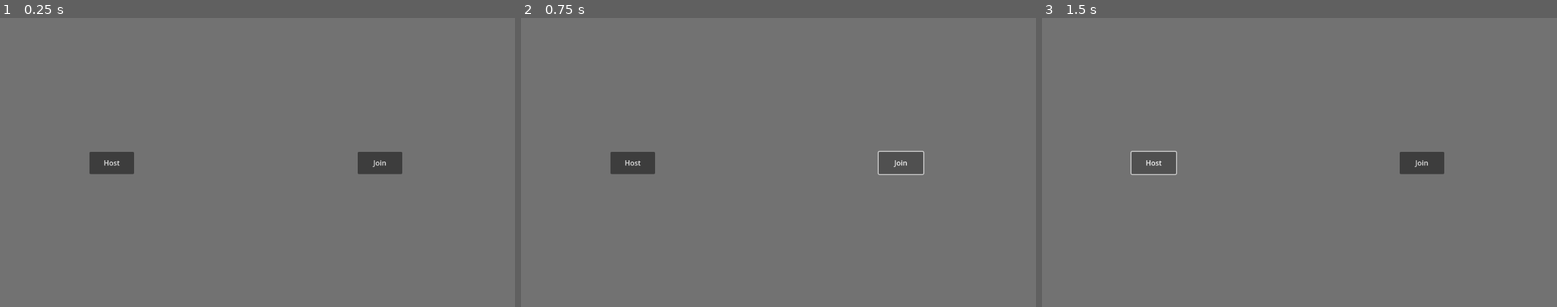
Above: before the commit, frames 1-3 (left to right).
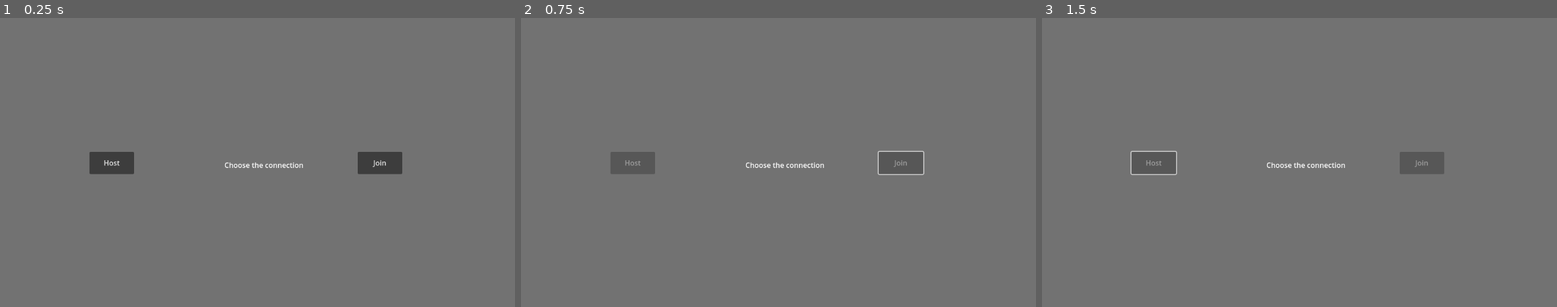
Above: after the commit, the same moments.

Repository: Master-MSE/PA-Puff
Game: Godot game, scene res://GAME/Scenes/Main/main.tscn
Two runs of this game, one before a commit and one after it. Both use one fixed random seed, a clock stepped at 60 frames per second and the inputs below.
Inputs (mouse positions are in pixels of both pictures, inside the frame that each line leads up to):
- Up to frame 1 (0.25 s): no input
- Up to frame 2 (0.75 s): click "Join" at 0.5 s
- Up to frame 3 (1.5 s): click (1155, 162) at 1.25 s, where only the run before the commit has a clickable "Host"

The runs differ from the first frame. In frame 1, 0.1% of the frame differs, in the area x 43-59%, y 49-52%; in frame 2, 0.8%; in frame 3, 0.8%, in the area x 20-79%, y 46-54%.
Error after the commit: Cannot call method 'set_timeout' on a null value. (res://GAME/Scripts/Utility/connection.gd:34)

Commit message:
add start play and end

Diff:
--- a/pa-puff-game/GAME/Scenes/Main/main.tscn
+++ b/pa-puff-game/GAME/Scenes/Main/main.tscn
@@ -1,10 +1,13 @@
-[gd_scene load_steps=6 format=3 uid="uid://bqn04lelfcapw"]
+[gd_scene load_steps=7 format=3 uid="uid://bqn04lelfcapw"]
 
 [ext_resource type="Script" uid="uid://caborm26f4c2l" path="res://GAME/Scripts/Gameplay/main/main.gd" id="1_40uvt"]
 [ext_resource type="PackedScene" uid="uid://0evvkfs5qokj" path="res://GAME/Scenes/Map/temp_card.tscn" id="2_1qnt6"]
 [ext_resource type="Script" uid="uid://drv08ddvvxsj3" path="res://GAME/Scripts/Utility/fps.gd" id="3_adpu7"]
 [ext_resource type="PackedScene" uid="uid://dtyf63w0ot123" path="res://GAME/Scenes/Multiplayer/player.tscn" id="4_g718x"]
 [ext_resource type="PackedScene" uid="uid://b7hdleshw3brn" path="res://GAME/Scenes/Multiplayer/connection.tscn" id="5_6xawj"]
+
+[sub_resource type="StyleBoxFlat" id="StyleBoxFlat_6xawj"]
+bg_color = Color(0, 0, 0, 0.721569)
 
 [node name="Main" type="Node2D"]
 script = ExtResource("1_40uvt")
@@ -36,3 +39,26 @@
 
 [node name="Card_me" parent="." instance=ExtResource("2_1qnt6")]
 position = Vector2(550, 550)
+
+[node name="Time_end" type="Timer" parent="."]
+wait_time = 60.0
+one_shot = true
+
+[node name="Win" type="Label" parent="."]
+visible = false
+anchors_preset = 15
+anchor_right = 1.0
+anchor_bottom = 1.0
+offset_left = 203.0
+offset_top = 149.0
+offset_right = 949.0
+offset_bottom = 466.0
+grow_horizontal = 2
+grow_vertical = 2
+theme_override_font_sizes/font_size = 96
+theme_override_styles/normal = SubResource("StyleBoxFlat_6xawj")
+text = "Time out"
+horizontal_alignment = 1
+vertical_alignment = 1
+
+[connection signal="timeout" from="Time_end" to="." method="_on_time_end_timeout"]
--- a/pa-puff-game/GAME/Scenes/Map/host_board.tscn
+++ b/pa-puff-game/GAME/Scenes/Map/host_board.tscn
@@ -6,8 +6,7 @@
 script = ExtResource("1_tnuyt")
 
 [node name="Timer" type="Timer" parent="."]
-wait_time = 0.5
-autostart = true
+wait_time = 0.1
 
 [node name="Money" type="Label" parent="."]
 offset_left = 20.0
--- a/pa-puff-game/GAME/Scenes/Multiplayer/connection.tscn
+++ b/pa-puff-game/GAME/Scenes/Multiplayer/connection.tscn
@@ -42,5 +42,25 @@
 offset_bottom = 350.0
 text = "Host"
 
+[node name="Text" type="Label" parent="."]
+layout_mode = 0
+offset_left = 477.0
+offset_top = 280.0
+offset_right = 705.0
+offset_bottom = 379.0
+text = "Wait join"
+horizontal_alignment = 1
+vertical_alignment = 1
+
+[node name="Start" type="Button" parent="."]
+visible = false
+layout_mode = 0
+offset_left = 567.0
+offset_top = 432.0
+offset_right = 613.0
+offset_bottom = 463.0
+text = "Start"
+
 [connection signal="pressed" from="Join" to="." method="_on_join_pressed"]
 [connection signal="pressed" from="Host" to="." method="_on_host_pressed"]
+[connection signal="pressed" from="Start" to="." method="_on_start_pressed"]
--- a/pa-puff-game/GAME/Scripts/Gameplay/main/main.gd
+++ b/pa-puff-game/GAME/Scripts/Gameplay/main/main.gd
@@ -6,10 +6,57 @@
 @onready var card_rial  : Node2D = $Card_rival
 @onready var connection  : Control = $Connection
 
+
 var player_info
-
+var game_state: Constants.GameState = Constants.GameState.START
+var board
+var winner = 0
 func _ready():
 	pass
 
-func set_player(board: Node2D):
-	board.set_player(player1,player2)
+func _process(delta: float) -> void:
+
+	if game_state==Constants.GameState.START:
+		pass
+	elif game_state==Constants.GameState.WAIT:
+		board = get_node("board")
+		board.stop_timer()
+		if not $Time_end.is_stopped():
+			$Time_end.paused()
+	elif game_state==Constants.GameState.PLAY:
+		board = get_node("board")
+		board.start_timer()
+		if $Time_end.is_stopped():
+			$Time_end.start()
+		check_end()
+	elif game_state==Constants.GameState.END:
+		board = get_node("board")
+		board.stop_timer()
+		if not $Time_end.is_stopped():
+			$Time_end.stop()
+		show_winner()
+	else :
+		print("Error")
+func check_end():
+	if player_info==1:
+		if player1.global_influence>0.5 or player2.reputation <0.0:
+			winner = 1
+			game_state=Constants.GameState.END
+		if player1.reputation <0.0 or player2.global_influence>0.5:
+			winner = 2
+			game_state=Constants.GameState.END
+
+
+func _on_time_end_timeout() -> void:
+	winner=0
+	game_state=Constants.GameState.END
+
+func show_winner():
+	$Win.visible=true
+	$Win.z_index=2
+	if winner == 0:
+		$Win.text = "Time out"
+	elif winner == 1:
+		$Win.text = "Player 1 win"
+	else :
+		$Win.text = "Player 2 win"
--- a/pa-puff-game/GAME/Scripts/Gameplay/map/board.gd
+++ b/pa-puff-game/GAME/Scripts/Gameplay/map/board.gd
@@ -1,6 +1,7 @@
 extends Node2D
 
 @onready var money  : Label = $Money
+@onready var timer : Timer = $Timer
 
 const GEOJSON_PATH = "res://GAME/Ressources/Game Data/france.geojson"
 const HEX_SCENE = preload("res://GAME/Scenes/Map/hexagon.tscn")
@@ -229,3 +230,11 @@
 		var hexagon=array_hex[key]
 		hexagon.set_infuence(value[0],value[1],value[2])
 		hexagon.update_influence()
+func start_timer()->void:
+	if not timer==null:
+		if $Timer.is_stopped():
+			$Timer.start()
+func stop_timer()->void:
+	if not timer==null:
+		if not $Timer.is_stopped():
+			$Timer.stop()
--- a/pa-puff-game/GAME/Scripts/Utility/connection.gd
+++ b/pa-puff-game/GAME/Scripts/Utility/connection.gd
@@ -13,6 +13,7 @@
 
 
 func _ready():
+	$Text.text="Choose the connection"
 	multiplayer.peer_connected.connect(_on_peer_connected)
 	multiplayer.peer_disconnected.connect(_on_peer_disconnected)
 
@@ -24,35 +25,47 @@
 	create_game()
 
 func join_game(address = ""):
+	$Join.disabled=true
+	$Host.disabled=true
 	if address.is_empty():
 		address = DEFAULT_SERVER_IP
 	var peer = ENetMultiplayerPeer.new()
-	var error = peer.create_client(address, PORT)
-	if error:
-		return error
+	peer.create_client(address, PORT)
+	peer.get_peer(1).set_timeout(0, 0, 1000)
+	get_parent().player_info=2
 	multiplayer.multiplayer_peer = peer
-	get_parent().player_info=2
-	init_game()
-	self.visible = false
+	multiplayer.connection_failed.connect(Callable(self, "_on_connection_failed"))
+	multiplayer.connected_to_server.connect(Callable(self, "_on_connection_success"))
 
 
-
+func  _on_connection_success()->void:
+	$Text.text="Connection Success! \nWait Start"
+	$Join.visible=false
+	$Host.visible=false
+	init_game()
+func  _on_connection_failed()->void:
+	$Text.text="Connection failed! \ntry again"
+	$Join.disabled=false
+	$Host.disabled=false
 
 
 func create_game():
 	var peer = ENetMultiplayerPeer.new()
-	var error = peer.create_server(PORT, MAX_CONNECTIONS)
-	if error:
-		return error
+	peer.create_server(PORT, MAX_CONNECTIONS)
 	multiplayer.multiplayer_peer = peer
 	get_parent().player_info=1
-	init_game()
-	self.visible = false
+	$Join.visible=false
+	$Host.visible=false
+	$Text.text="Wait Player"
 
 
 
 func _on_peer_connected(peer_id):
-	print("Peer connected")
+	if get_parent().player_info==1:
+		init_game()
+		$Text.text="Go Start"
+		$Start.visible=true
+
 
 
 func _on_peer_disconnected(peer_id):
@@ -62,13 +75,28 @@
 
 	if get_parent().player_info == 1:
 		var game_scene = host_field_scene.instantiate()
+		game_scene.name="board"
 		game_scene.position=Vector2(600,300)
 		get_parent().add_child(game_scene)
 		get_parent().card_me.set_color_card(1)
 		get_parent().card_rial.set_color_card(2)
 	else:
 		var game_scene = join_field_scene.instantiate()
+		game_scene.name="board"
 		game_scene.position=Vector2(600,300)
 		get_parent().add_child(game_scene)
 		get_parent().card_me.set_color_card(2)
 		get_parent().card_rial.set_color_card(1)
+
+
+
+func _on_start_pressed() -> void:
+	rpc("start")
+	get_parent().game_state=Constants.GameState.PLAY
+	self.visible = false
+
+
+@rpc("any_peer")
+func start():
+	get_parent().game_state=Constants.GameState.PLAY
+	self.visible = false
--- a/pa-puff-game/GAME/Scripts/Utility/constants.gd
+++ b/pa-puff-game/GAME/Scripts/Utility/constants.gd
@@ -3,3 +3,9 @@
 const INTERNAL_INFLUENCE_FACTOR = 0.2
 const MAINTENANCE_COST = 50.0
 const BASE_PRICE = 1.0
+enum GameState {
+	START,
+	PLAY,
+	WAIT,
+	END
+}
